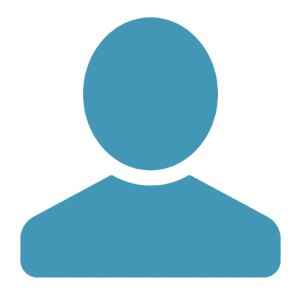
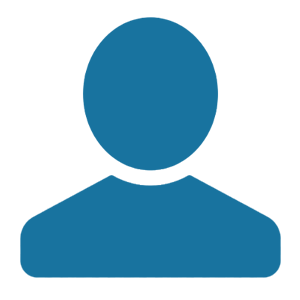
Revision of a layered (300, 300) image; what changed, layer by layer:
pixels changed over bbox(20, 17, 281, 278) (layer not identified)
